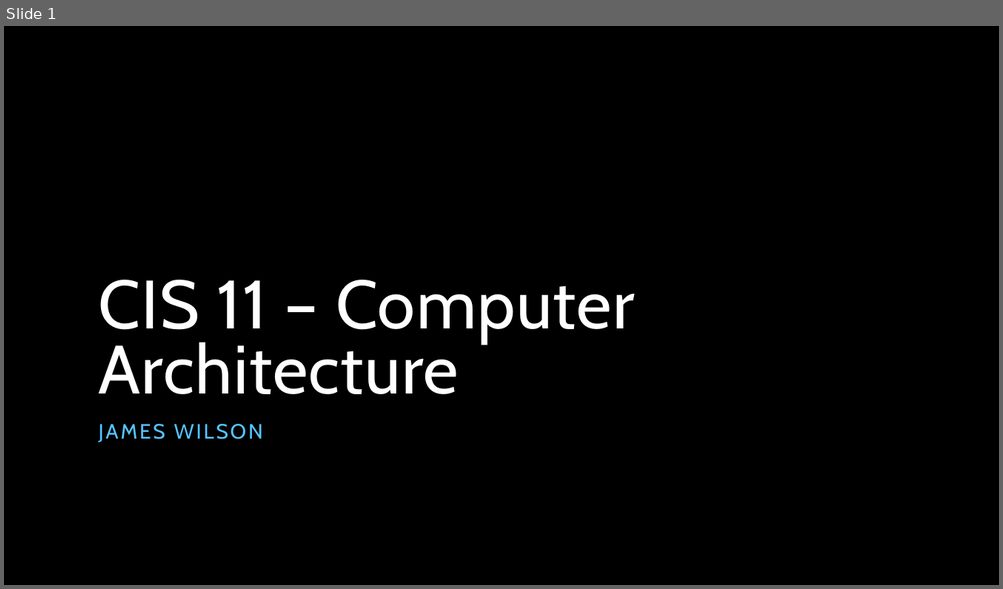
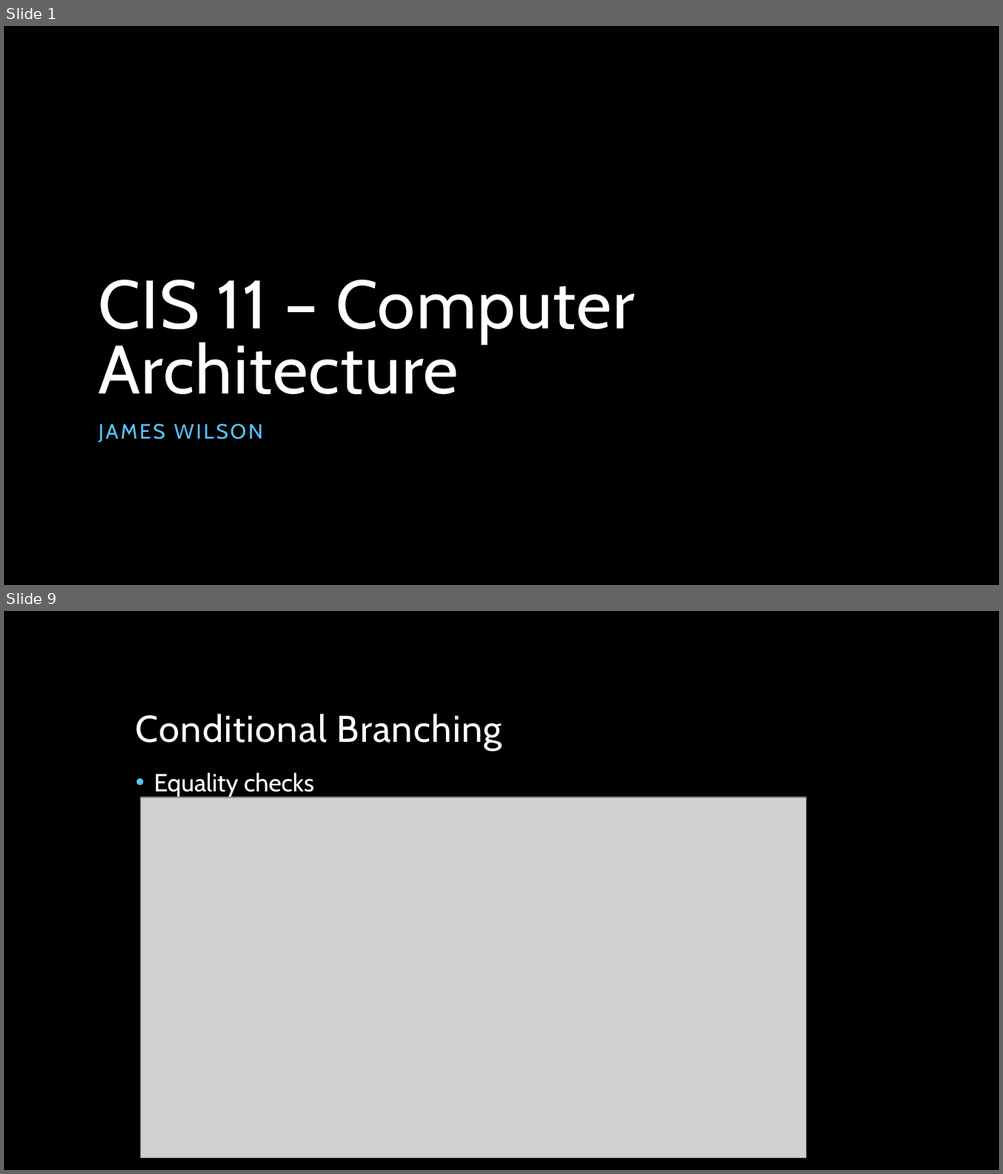
Before and after one commit to jameswilson281/CIS---11-Assembly-Programming, a slide deck: Week 7/07 - Conditional Processing.pptx. Shown one above the other, each under a label of ours: slide 1 before the commit, slides 1 and 9 after it; the slides between them are not shown. The pictures are 1003x589 and 1003x1174 pixels, drawn with LibreOffice and Linux fonts; fonts in the diff are those of the drawing; grey boxes stand for pictures; background and template pictures are left out. Boxes give left, top, right and bottom in pixels: in the first picture for what was removed or moved away, otherwise in the second. Text is boxed around its words. In the diff, an @@ line names an element or a change of style, - is before the commit and + after.

```diff
--- a/Week 7/07 - Conditional Processing.pptx
+++ b/Week 7/07 - Conditional Processing.pptx
@@ slide 9 added at [4,611,999,1170], background picture (left out) @@
@@ title added at [136,714,502,750], 36 pt, text #FFFFFF @@
+Conditional Branching
@@ text added at [154,772,314,797], 24 pt, text #FFFFFF @@
+• Equality checks
@@ picture added at [141,797,805,1158] @@
```
Also in this commit, not shown: 11 other slides added, 1 other file.
